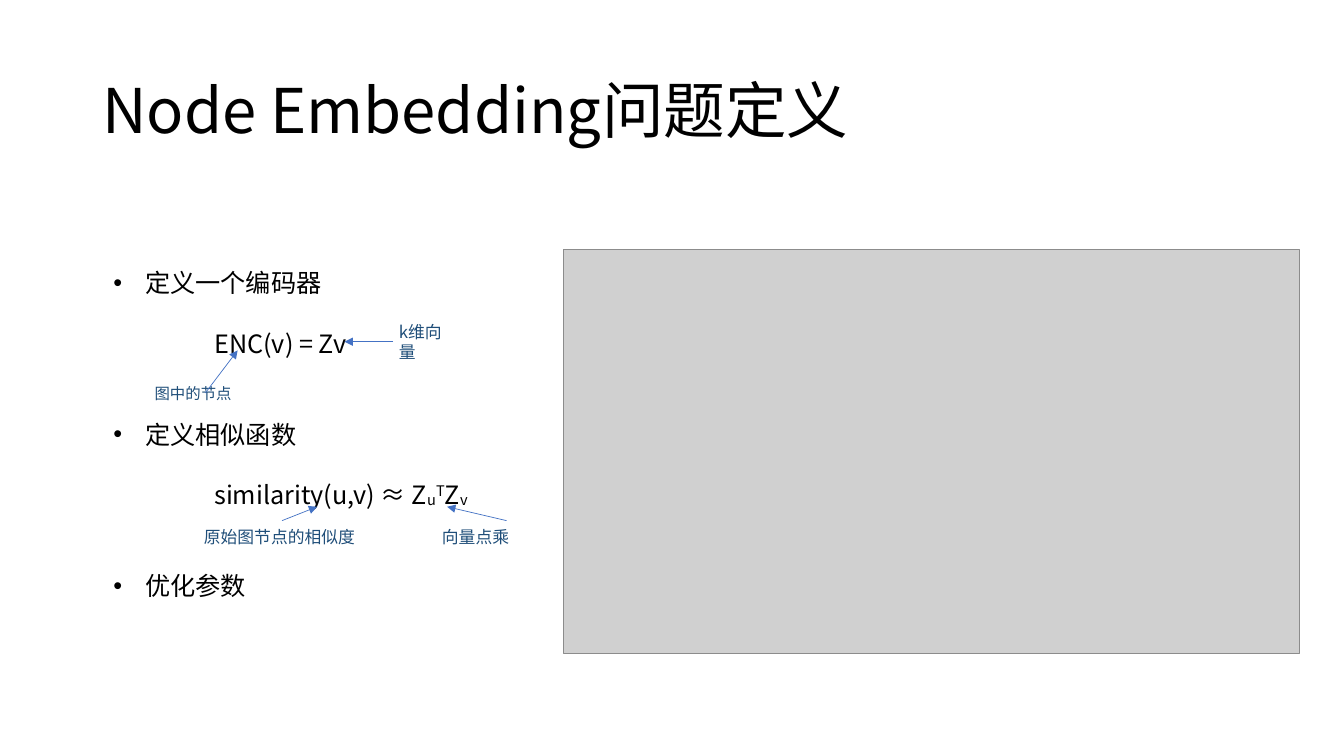
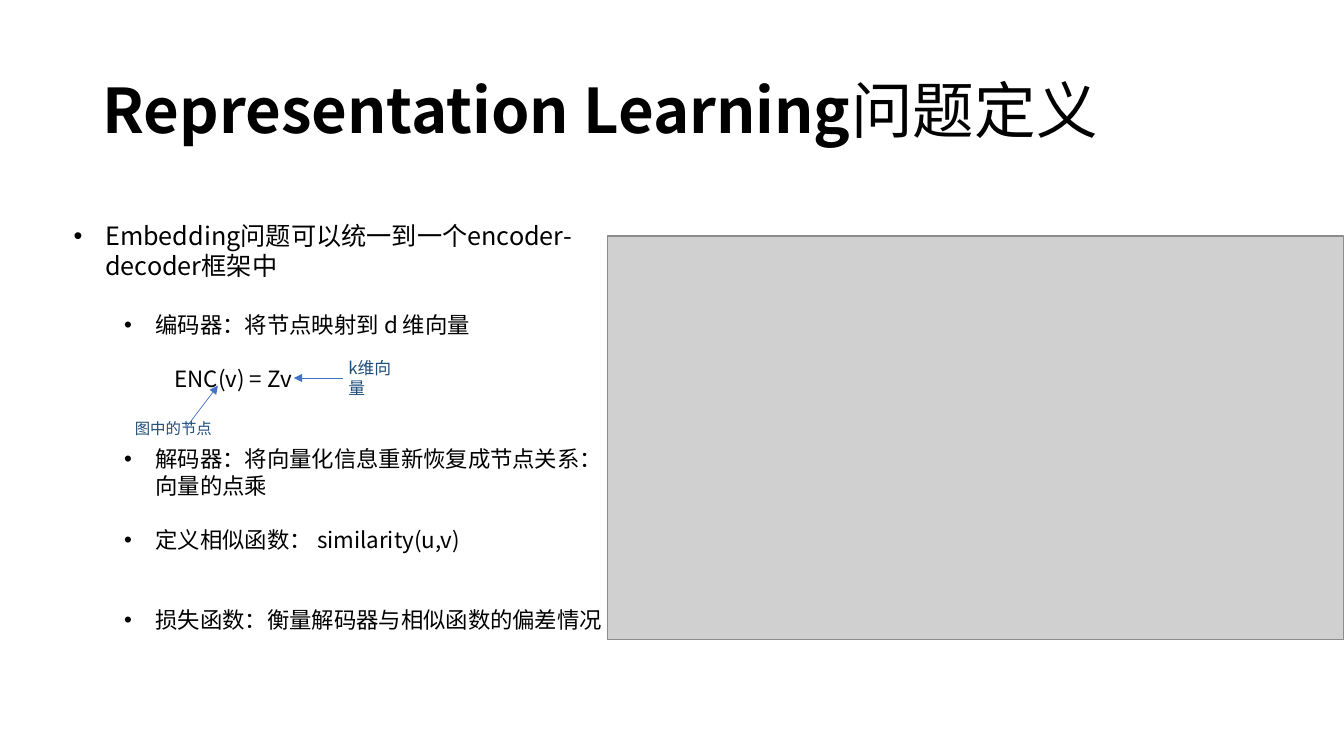
Before and after one commit to shmilysyq/rcmd_paper, a slide deck: slide 3 of embedding/graph embedding/Representation Learning on Graphs.pptx (slide 4 before the commit). Drawn at 1344x756 pixels with LibreOffice and Linux fonts; fonts in the diff are those of the drawing; grey boxes stand for pictures. Boxes give left, top, right and bottom in pixels: in the first picture for what was removed or moved away, otherwise in the second. Text is boxed around its words. In the diff, an @@ line names an element or a change of style, - is before the commit and + after.

```diff
--- a/embedding/graph embedding/Representation Learning on Graphs.pptx
+++ b/embedding/graph embedding/Representation Learning on Graphs.pptx
@@ title at (x1=102, y1=81, x2=1097, y2=148): text changed; bold on @@
-Node Embedding问题定义
+Representation Learning问题定义
@@ text "Embedding问题可以统一到一个encoder-decoder框架中" moved from (x1=145, y1=270, x2=375, y2=597) to (x1=105, y1=224, x2=602, y2=630) @@
@@ text at (x1=105, y1=224, x2=572, y2=335): text changed @@
-• 定义一个编码器
+• Embedding问题可以统一到一个encoder-decoder框架中
+  • 编码器：将节点映射到 d 维向量
@@ picture moved from (x1=564, y1=249, x2=1300, y2=653) to (x1=608, y1=236, x2=1344, y2=640) @@
@@ text at (x1=175, y1=369, x2=292, y2=392): size 18 to 16 pt in "ENC(v) = Zv" @@
@@ arrow moved from (206, 393) - (238, 351) to (186, 429) - (218, 386) @@
@@ arrow moved from (393, 342) - (345, 342) to (343, 378) - (294, 378) @@
@@ text "k维向量" moved from (x1=393, y1=326, x2=464, y2=357) to (x1=343, y1=362, x2=413, y2=393) @@
@@ text "图中的节点" moved from (x1=155, y1=383, x2=232, y2=401) to (x1=135, y1=419, x2=212, y2=436) @@
@@ text at (x1=156, y1=448, x2=602, y2=630): text changed; size 18 to 16 pt @@
-• 定义相似函数
-similarity(u,v) ≈ ZuTZv
-• 优化参数
+  • 解码器：将向量化信息重新恢复成节点关系：向量的点乘
+  • 定义相似函数： similarity(u,v)
+  • 损失函数：衡量解码器与相似函数的偏差情况
@@ arrow removed from (282, 521) to (318, 507) @@
@@ arrow removed from (507, 521) to (448, 507) @@
@@ text removed at (x1=204, y1=529, x2=355, y2=545) @@
-原始图节点的相似度
@@ text removed at (x1=442, y1=529, x2=509, y2=545) @@
-向量点乘
```
Also in this commit, not shown: 15 other slides changed, 13 slides added, 4 slides removed, 2 other files.
